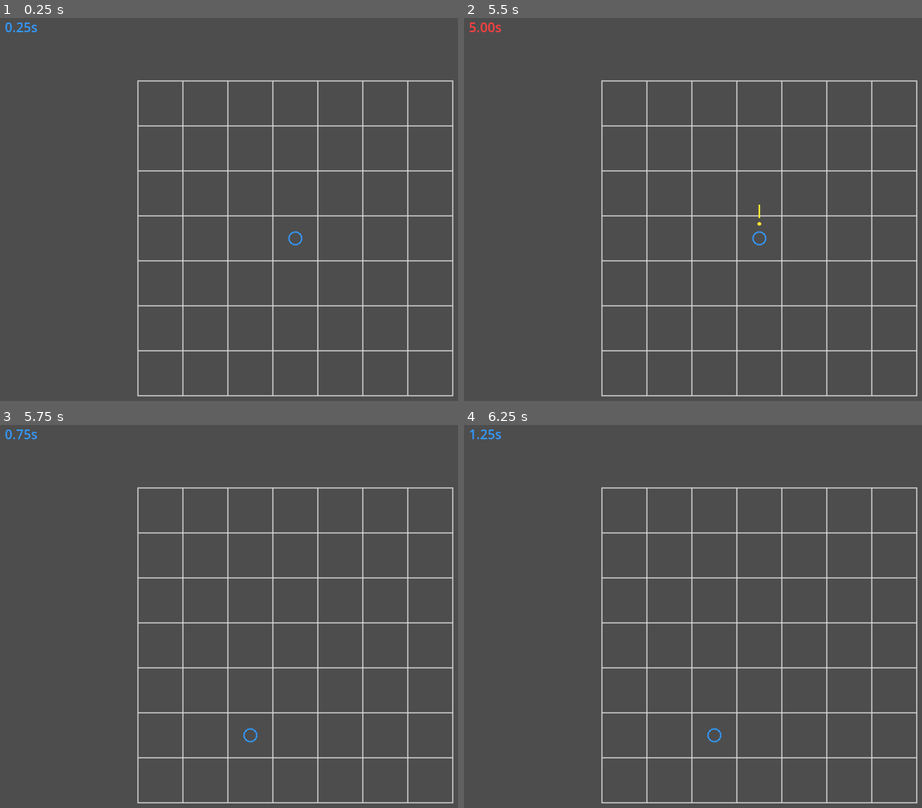
Above: before the commit, frames 1-4 (two rows, left to right).
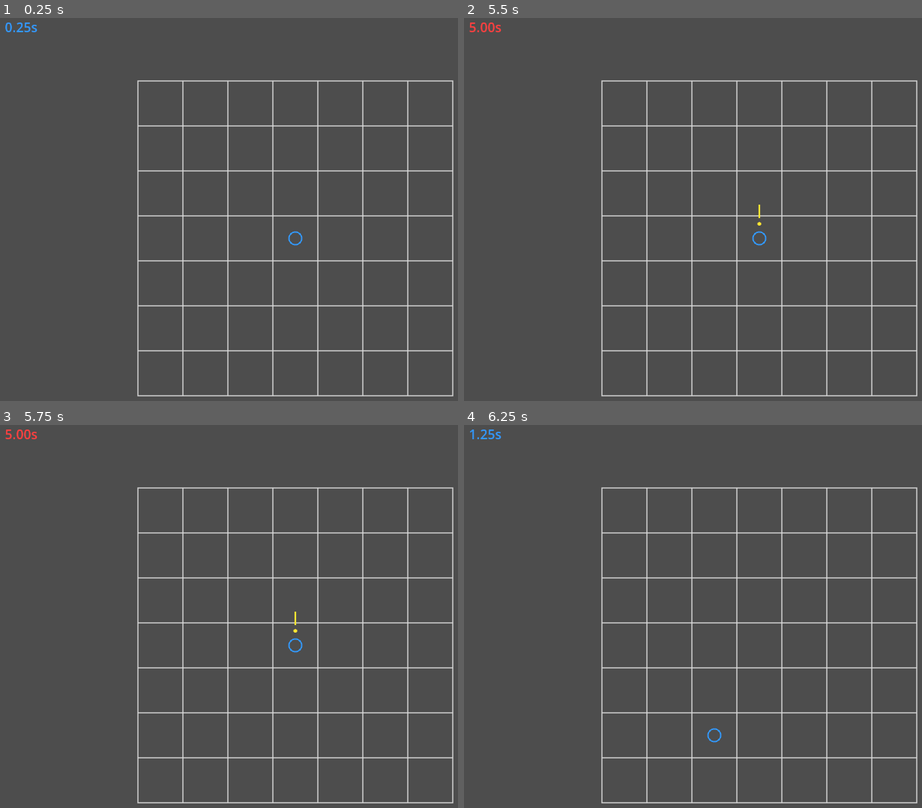
Above: after the commit, the same moments.

Repository: ustclyd/grid_demo
Game: Godot game, scene res://scenes/Main.tscn
Two runs of this game, one before a commit and one after it. Both use one fixed random seed, a clock stepped at 60 frames per second and the inputs below.
Inputs (mouse positions are in pixels of both pictures, inside the frame that each line leads up to):
- Up to frame 1 (0.25 s): no input
- Up to frame 2 (5.5 s): tap Enter at 0.5, 2, 3.5 s; move the mouse to (889, 217) at 0.52 s; click (889, 217) at 0.67 s; tap Space at 1.25, 2.75, 4.25 s; move the mouse to (638, 259) at 1.27 s; click (638, 259) at 1.42 s; move the mouse to (821, 140) at 2.02 s; click (821, 140) at 2.17 s; move the mouse to (729, 328) at 2.77 s; click (729, 328) at 2.92 s; move the mouse to (outside the picture) at 3.52 s; click (outside the picture) at 3.67 s; move the mouse to (578, 171) at 4.27 s; click (578, 171) at 4.42 s; move the mouse to (789, 240) at 5.02 s; click (789, 240) at 5.17 s
- Up to frame 3 (5.75 s): no input
- Up to frame 4 (6.25 s): move the mouse to (670, 532) at 5.77 s; click (670, 532) at 5.92 s

Frames 1-2 are identical in both runs. In frame 3, 0.2% of the frame differs, in the area x 1-67%, y 1-83%; in frame 4, nothing differs.

Commit message:
修改判定阶段即红色阶段时间为1s

Diff:
--- a/scripts/Main.gd
+++ b/scripts/Main.gd
@@ -41,8 +41,8 @@
 # 每 5 秒结算一次动作。
 const TURN_INTERVAL := 5.0
 
-# 真正执行动作的阶段持续 0.5 秒。
-const EXECUTE_DURATION := 0.5
+# 真正执行动作的阶段持续 1.0 秒。
+const EXECUTE_DURATION := 1.0
 
 
 # ================================
@@ -194,7 +194,7 @@
 	is_executing = true
 	queue_redraw()
 
-	# 等待 0.5 秒。
+	# 等待 1.0 秒。
 	# 这段时间左上角固定显示 5.00s，颜色改成红色。
 	await get_tree().create_timer(EXECUTE_DURATION).timeout
 
